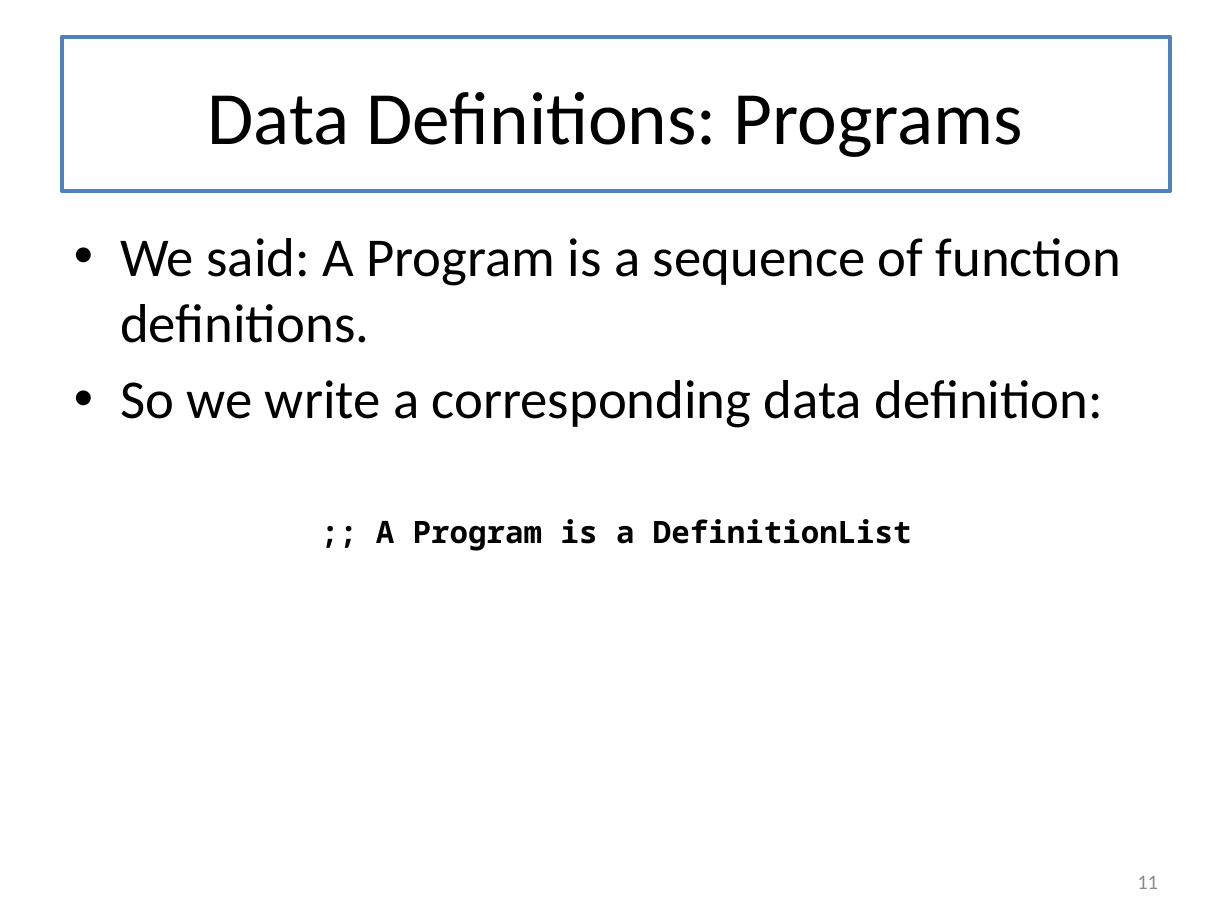
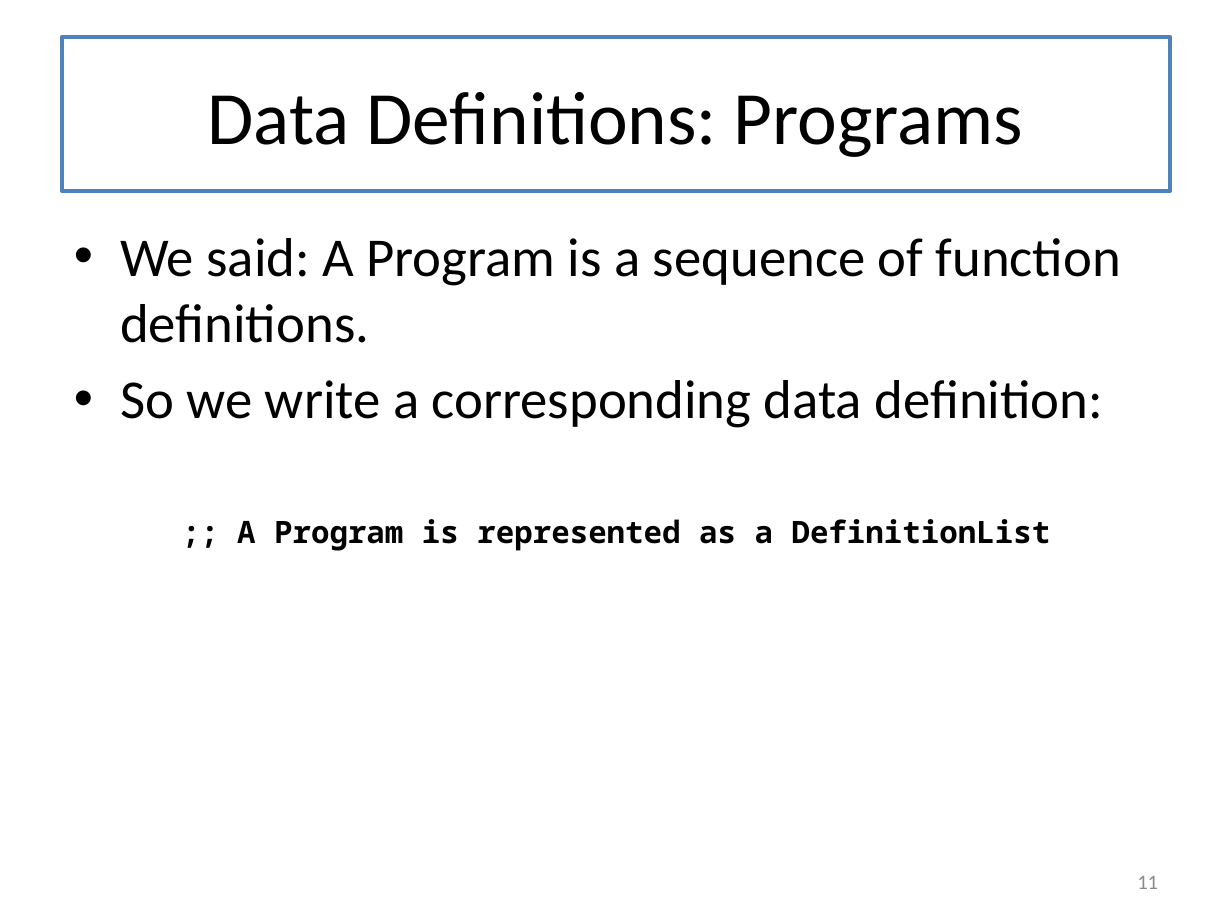
Before and after one commit to mwand/cs5010f17, a slide deck: slide 11 of Slides/Lesson 7.4 Case Study-- Undefined Variables.pptx. Drawn at 1232x924 pixels with LibreOffice and Linux fonts; fonts in the diff are those of the drawing. Boxes give left, top, right and bottom in pixels: in the first picture for what was removed or moved away, otherwise in the second. Text is boxed around its words. In the diff, an @@ line names an element or a change of style, - is before the commit and + after.

```diff
--- a/Slides/Lesson 7.4 Case Study-- Undefined Variables.pptx
+++ b/Slides/Lesson 7.4 Case Study-- Undefined Variables.pptx
@@ text at <box>237,519,1051,551</box>: text changed @@
-;; A Program is a DefinitionList
+;; A Program is represented as a DefinitionList
```
Also in this commit, not shown: 10 other slides changed, 1 other file.
